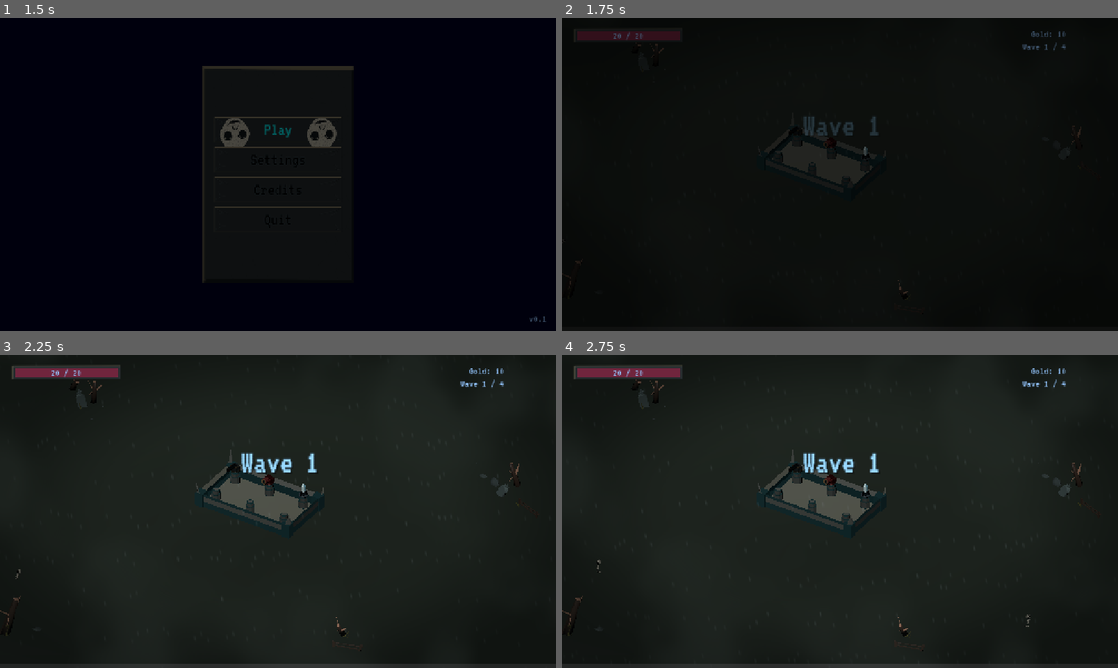
Above: before the commit, frames 1-4 (two rows, left to right).
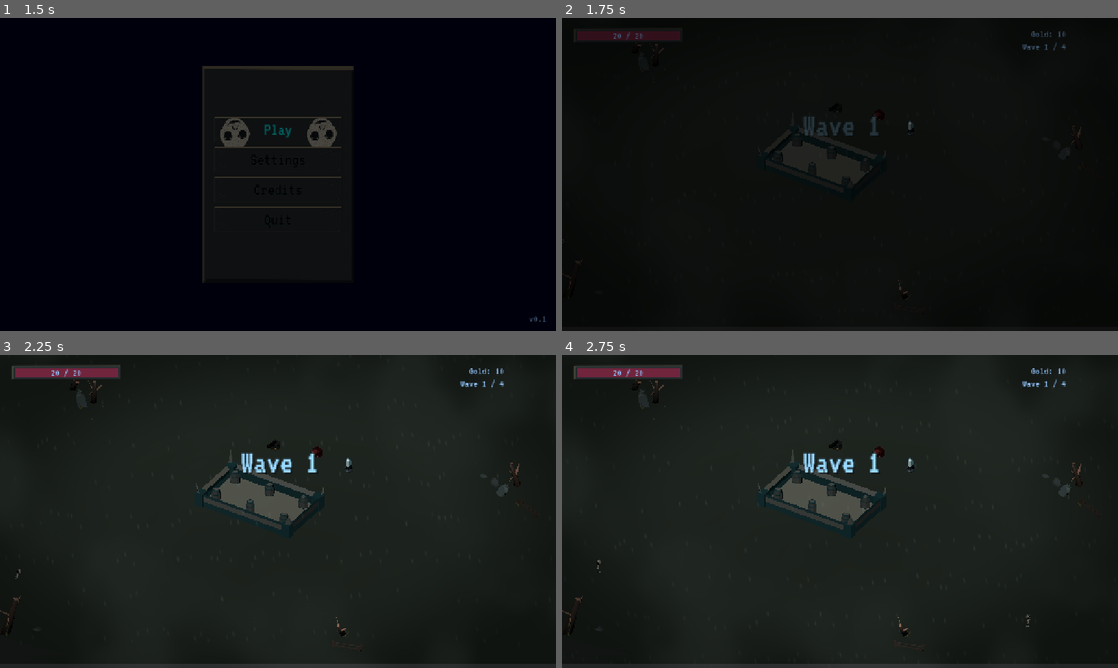
Above: after the commit, the same moments.

Repository: JeremyMarkWilcox/Tower-Defense
Game: Godot game, scene res://core/ui/boot.tscn
Same seed, same stepped clock (60 frames per second), same inputs: the game is played once before the commit and once after it. Sound files missing from this copy of the repository are replaced by a short silence.
Inputs (mouse positions are in pixels of both pictures, inside the frame that each line leads up to):
- Up to frame 1 (1.5 s): click "Play" at 0.5 s; click "Play" at 1.25 s
- Up to frame 2 (1.75 s): no input
- Up to frame 3 (2.25 s): tap Enter at 2 s; move the mouse to (400, 495) at 2.02 s; hold Right (ui_right) from 2.03 s (still down); hold Space (thread_cut) from 2.03 s (still down); click (400, 495) at 2.17 s
- Up to frame 4 (2.75 s): keep holding Right (ui_right); keep holding Space (thread_cut)

Frame 1 is identical in both runs. In frame 2, less than 0.1% of the frame differs, in the area x 40-64%, y 29-46%; in frame 3, 0.2%, in the area x 40-64%, y 27-46%; in frame 4, 0.2%.
Error after the commit: Invalid access to property or key 'twrMesh' on a base object of type 'Nil'. (res://game/stronghold/stronghold.gd:55)

Commit message:
More small changes to tower

Diff:
--- a/game/data/towers/tower.gd
+++ b/game/data/towers/tower.gd
@@ -1,11 +1,14 @@
 extends Node3D
 
-const bullet = preload("res://game/data/towers/bullet.tscn")
+const bulletScene = preload("res://game/data/towers/bullet.tscn")
 
 @export var range_one: CollisionShape3D
 @export var range_two: CollisionShape3D
 @export var range_three: CollisionShape3D
-@export var fireRate := 0
+@export var twrFireRate := 2000
+@export var twrDamage := 1
+@export var twrBulletSpeed := 10
+@export var tower_mesh: MeshInstance3D
 
 #this script will handle detecting and aiming at enemies.
 #stronghold script will detect when a socket is hovered over,
@@ -15,7 +18,7 @@
 
 # Called when the node enters the scene tree for the first time.
 func _ready() -> void:
-	range_three.debug_fill
+	range_three.debug_color
 
 
 # Called every frame. 'delta' is the elapsed time since the previous frame.
@@ -23,4 +26,6 @@
 	#will lock on to enemy and fire bullet
 	if(targetEnemy == null):
 		targetEnemy = range_three.get_overlapping_bodies()
+
+	#debug fire bullet etc
 	print(targetEnemy.position.x)
--- a/game/data/towers/tower.tscn
+++ b/game/data/towers/tower.tscn
@@ -11,11 +11,14 @@
 [sub_resource type="CylinderShape3D" id="CylinderShape3D_hpi32"]
 radius = 7.82959
 
-[node name="Tower" type="Node3D" unique_id=2053335034 node_paths=PackedStringArray("range_one", "range_two", "range_three")]
+[sub_resource type="BoxMesh" id="BoxMesh_6kh8y"]
+
+[node name="Tower" type="Node3D" unique_id=2053335034 node_paths=PackedStringArray("range_one", "range_two", "range_three", "tower_mesh")]
 script = ExtResource("1_6kh8y")
 range_one = NodePath("enemyTargeter/rangeOne")
 range_two = NodePath("enemyTargeter/rangeTwo")
 range_three = NodePath("enemyTargeter/rangeThree")
+tower_mesh = NodePath("TowerMesh")
 
 [node name="enemyTargeter" type="Area3D" parent="." unique_id=2060501464]
 
@@ -30,3 +33,6 @@
 
 [node name="rangeThree" type="CollisionShape3D" parent="enemyTargeter" unique_id=305499448]
 shape = SubResource("CylinderShape3D_hpi32")
+
+[node name="TowerMesh" type="MeshInstance3D" parent="." unique_id=1721241029]
+mesh = SubResource("BoxMesh_6kh8y")
--- a/game/data/towers/towerdata.tres
+++ b/game/data/towers/towerdata.tres
@@ -1,11 +1,15 @@
 [gd_resource type="Resource" format=3 uid="uid://qspgqsro07av"]
 
 [sub_resource type="GDScript" id="GDScript_fy4mt"]
-script/source = "var costData = Array[
+script/source = "
 
-	[1],
-	#tower 2
-	[10]
+var damageData : Array[Array] = [
+	#cannon tower
+	[10,20,30],
+	#fire tower
+	[10,20,30],
+	#ice tower
+	[10,20,30]
 ]
 "
 
--- a/game/game/game.tscn
+++ b/game/game/game.tscn
@@ -149,13 +149,13 @@
 transform = Transform3D(-0.36455172, 0, -0.93118316, 0, 1, 0, 0.93118316, 0, -0.36455172, -28.98921, 0.6981883, 1.9696858)
 
 [node name="CannonTower" parent="World" unique_id=1976264692 instance=ExtResource("23_5e03w")]
-transform = Transform3D(1, 0, 0, 0, 1, 0, 0, 0, 1, -6.3367014, 2.791296, 0.41207373)
+transform = Transform3D(1, 0, 0, 0, 1, 0, 0, 0, 1, -6.3367014, 2.791296, -5.9613943)
 
 [node name="FireTower" parent="World" unique_id=570521196 instance=ExtResource("9_leid8")]
-transform = Transform3D(1, 0, 0, 0, 1, 0, 0, 0, 1, -1.9429172, 2.8008618, -0.5709059)
+transform = Transform3D(1, 0, 0, 0, 1, 0, 0, 0, 1, -1.9429172, 2.8008618, -8.238418)
 
 [node name="IceTower" parent="World" unique_id=879949465 instance=ExtResource("10_8bboj")]
-transform = Transform3D(1, 0, 0, 0, 1, 0, 0, 0, 1, 2.4456089, 2.748484, -1.5844189)
+transform = Transform3D(1, 0, 0, 0, 1, 0, 0, 0, 1, 2.4456089, 2.748484, -8.647053)
 
 [node name="SignalSystem" parent="World" unique_id=1072541974 instance=ExtResource("11_7l47o")]
 
--- a/game/stronghold/stronghold.gd
+++ b/game/stronghold/stronghold.gd
@@ -4,9 +4,9 @@
 
 signal health_changed(current: int, maximum: int)
 signal destroyed
-
+@export var towerdata: Resource
 @export_range(1, 10000) var max_health := 20
-const tower = preload("res://game/data/towers/tower.tscn")
+const towerScene = preload("res://game/data/towers/tower.tscn")
 
 var health := 0
 var _is_destroyed := false
@@ -47,5 +47,9 @@
 
 func change_tower(slot: int, type: int, level: int) -> void:
 	#description places a tower at a position
-
-	pass
+	var newTower = towerScene.instantiate()
+	#for now set values, change to resource values soon
+	newTower.twrDamage = 10
+	newTower.twrFireRate = 100
+	newTower.position = towerPositions[slot]
+	newTower.twrMesh = towerdata.twrMesh[type]
